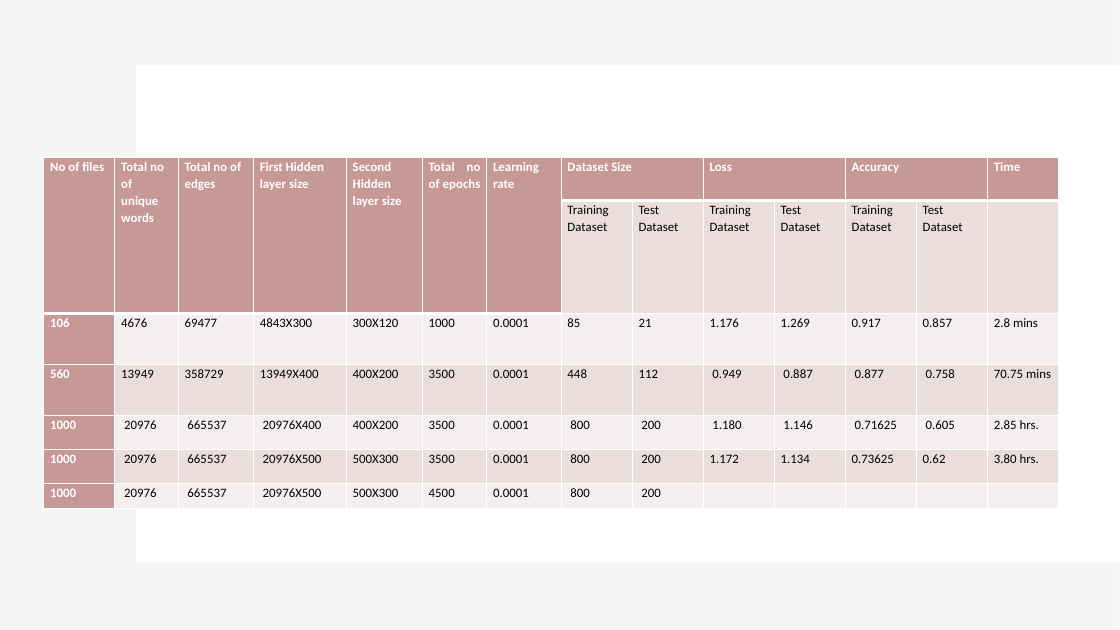
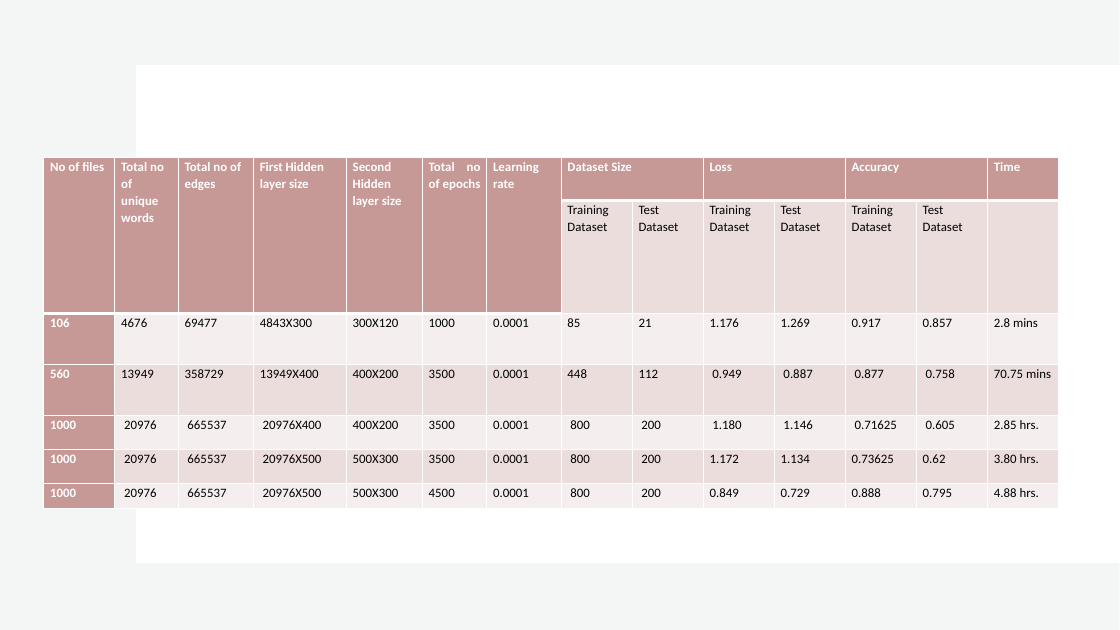
Before and after one commit to ShivanjaliR/GCN_GPU, a slide deck: slide 34 of Text Classification using GCN-10-13-2022.pptx. Drawn at 1120x630 pixels with LibreOffice and Linux fonts; fonts in the diff are those of the drawing. Boxes give left, top, right and bottom in pixels: in the first picture for what was removed or moved away, otherwise in the second. Text is boxed around its words. In the diff, an @@ line names an element or a change of style, - is before the commit and + after.

```diff
--- a/Text Classification using GCN-10-13-2022.pptx
+++ b/Text Classification using GCN-10-13-2022.pptx
@@ table at (44,158,1063,505) @@
-row 7: 1000 | 20976 | 665537 | 20976X500 | 500X300 | 4500 | 0.0001 | 800 | 200 |  |  |  |  | 
+row 7: 1000 | 20976 | 665537 | 20976X500 | 500X300 | 4500 | 0.0001 | 800 | 200 | 0.849 | 0.729 | 0.888 | 0.795 | 4.88 hrs.
```
Also in this commit, not shown: 3 other slides changed, 7 slides added, 4 other files.
